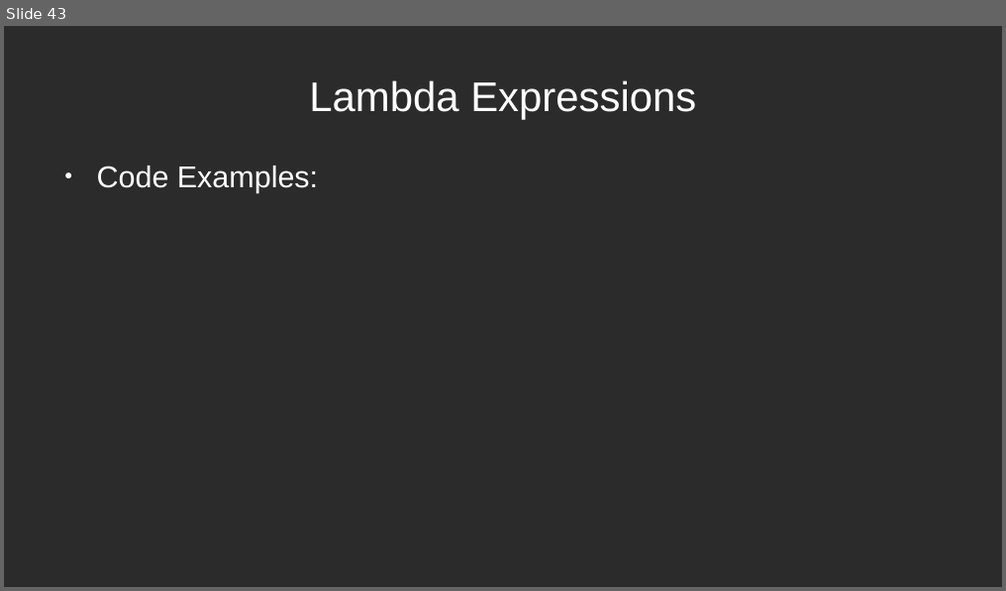
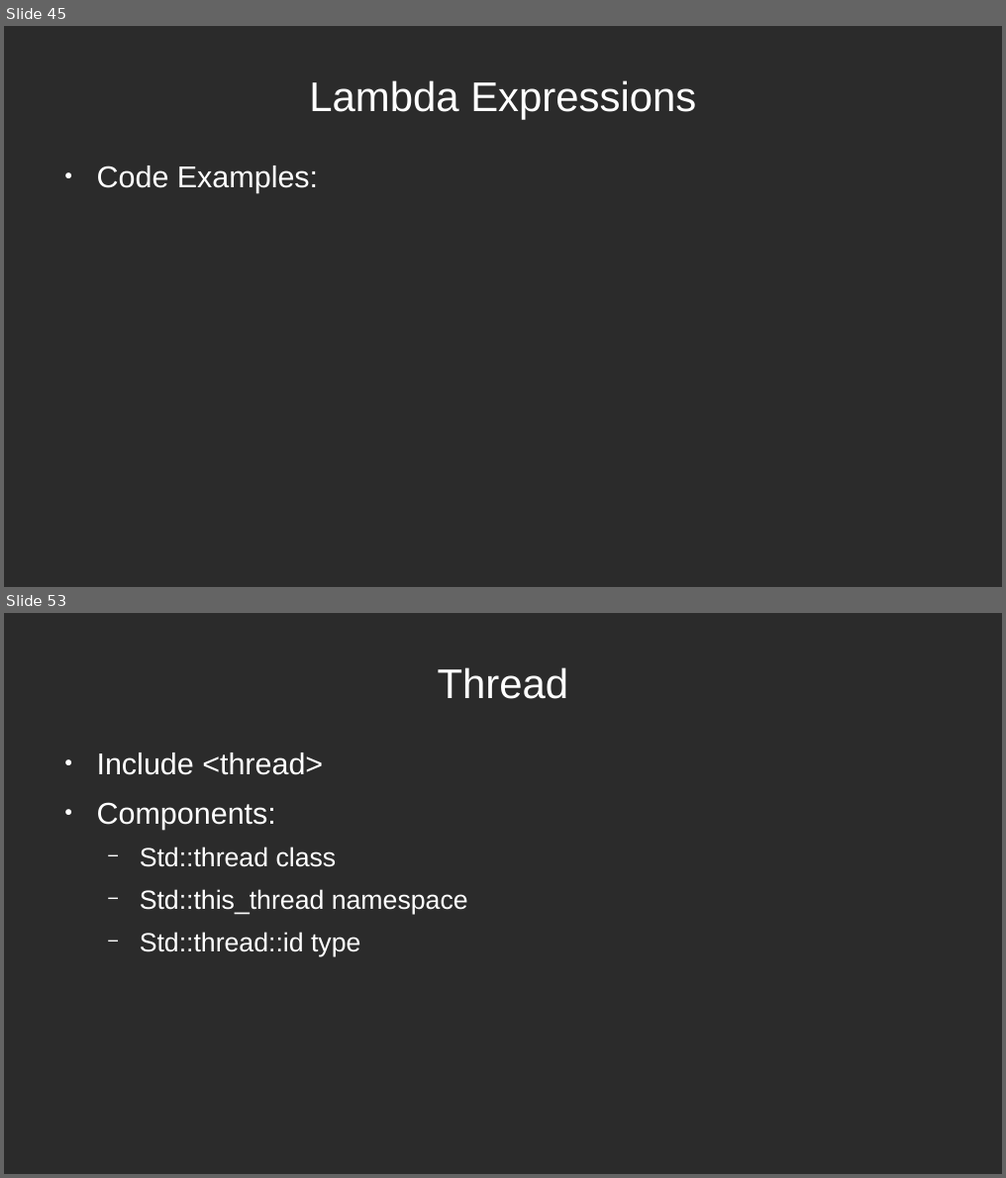
Before and after one commit to mleibeng/Crash-Course-CPP-11-17, a slide deck: Presentation/Crash Course.odp. Shown one above the other, each under a label of ours: slide 43 before the commit, slides 45 and 53 after it; the slides between them are not shown. The pictures are 1006x591 and 1006x1178 pixels, drawn with LibreOffice and Linux fonts; fonts in the diff are those of the drawing; background and template pictures are left out; a plain dark background stands for a picture behind light text. Boxes give left, top, right and bottom in pixels: in the first picture for what was removed or moved away, otherwise in the second. Text is boxed around its words. In the diff, an @@ line names an element or a change of style, - is before the commit and + after.

```diff
--- a/Presentation/Crash Course.odp
+++ b/Presentation/Crash Course.odp
@@ slide 53 added at box(4, 613, 1002, 1174), background picture (left out) @@
@@ title added at box(438, 667, 569, 699), 33 pt, text #FFFFFF @@
+Thread
@@ text added at box(97, 753, 468, 957), 21 pt, text #FFFFFF @@
+● Include <thread>
+● Components:
+  − Std::thread class
+  − Std::this_thread namespace
+  − Std::thread::id type
@@ what was slide 43 is now slide 45 @@
```
Also in this commit, not shown: 2 slides changed, 36 other slides added, 5 slides removed, 2 other files.
